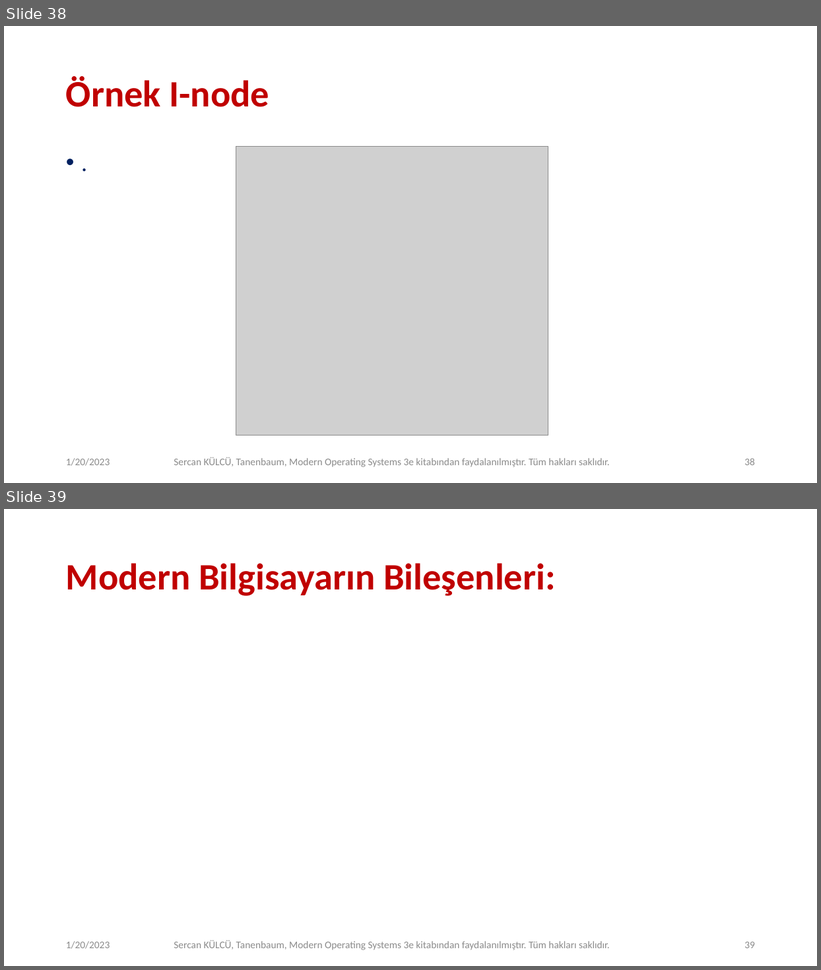
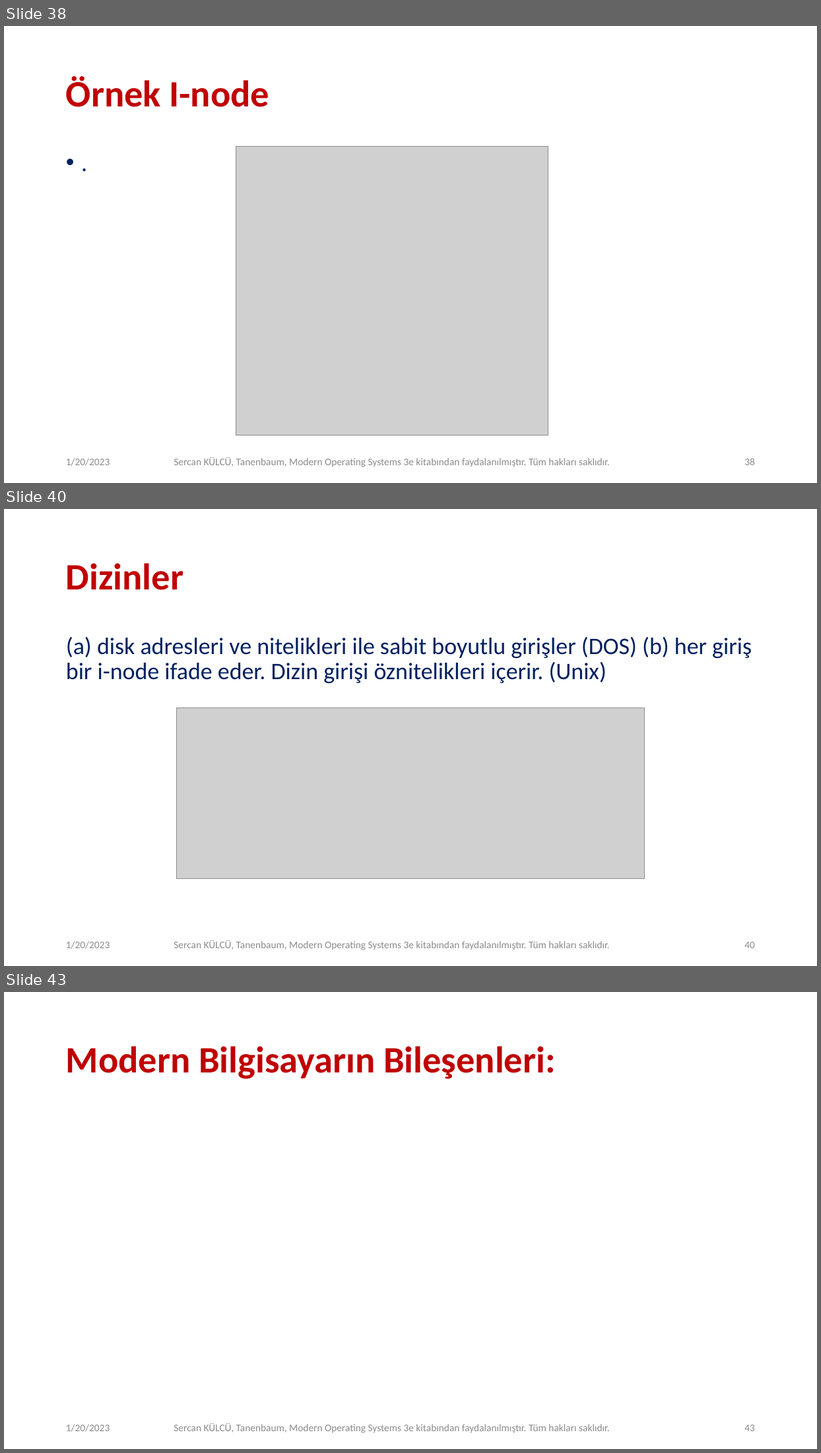
Before and after one commit to sercankulcu/sercankulcu.github.io, a slide deck: files/os/4_Bolum_4_Dosya.pptx. Shown one above the other, each under a label of ours: slides 38 and 39 before the commit, slides 38, 40 and 43 after it; the slides between them are not shown. The pictures are 821x970 and 821x1453 pixels, drawn with LibreOffice and Linux fonts; fonts in the diff are those of the drawing; grey boxes stand for pictures. Boxes give left, top, right and bottom in pixels: in the first picture for what was removed or moved away, otherwise in the second. Text is boxed around its words. In the diff, an @@ line names an element or a change of style, - is before the commit and + after.

```diff
--- a/files/os/4_Bolum_4_Dosya.pptx
+++ b/files/os/4_Bolum_4_Dosya.pptx
@@ slide 40 added at box(4, 509, 817, 966), background #FFFFFF @@
@@ title added at box(66, 563, 184, 590), 44 pt, text #C00000, bold @@
+Dizinler
@@ text added at box(66, 637, 752, 683), 28 pt, text #002060 @@
+(a) disk adresleri ve nitelikleri ile sabit boyutlu girişler (DOS) (b) her giriş bir i-node ifade eder. Dizin girişi öznitelikleri içerir. (Unix)
@@ picture added at box(177, 708, 644, 879) @@
@@ text added at box(66, 941, 110, 949), 12 pt, text #8C8C8C @@
+1/20/2023
@@ text added at box(174, 941, 610, 951), 12 pt, text #8C8C8C @@
+Sercan KÜLCÜ, Tanenbaum, Modern Operating Systems 3e kitabından faydalanılmıştır. Tüm hakları saklıdır.
@@ page number added at box(745, 942, 755, 949), 12 pt, text #8C8C8C @@
+40
@@ what was slide 39 is now slide 43 @@
@@ page number at box(745, 1425, 755, 1432): text changed @@
-39
+43
```
Also in this commit, not shown: 8 other slides added, 1 other file.
